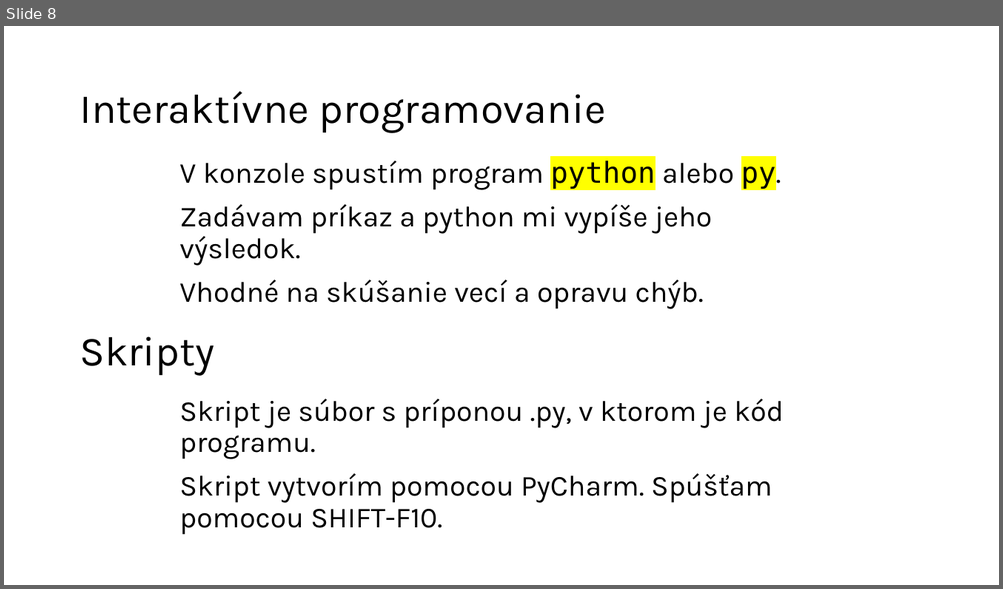
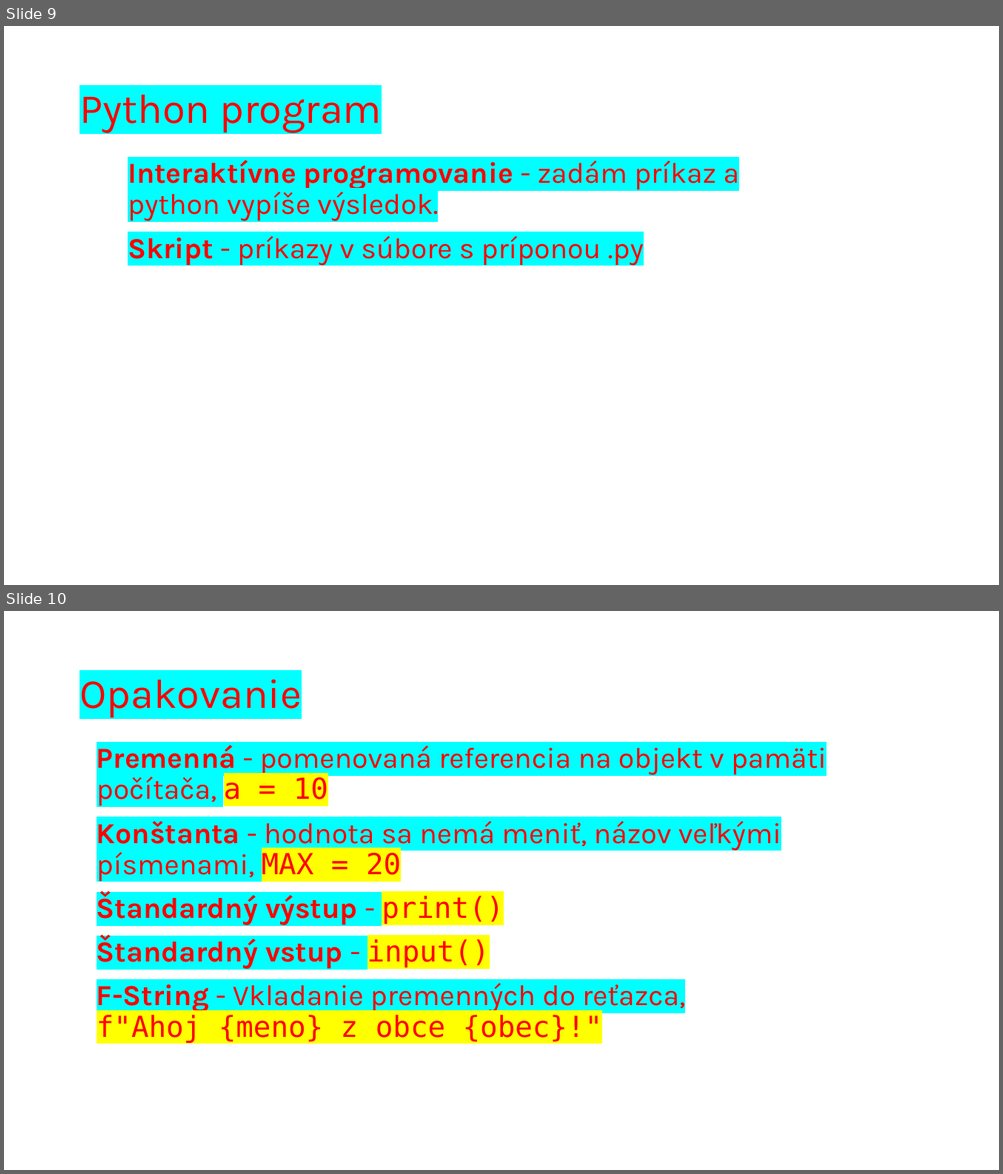
Before and after one commit to wagjo/oop, a slide deck: prezentacie/p01w.pptx. Shown one above the other, each under a label of ours: slide 8 before the commit, slides 9 and 10 after it. The pictures are 1003x589 and 1003x1174 pixels, drawn with LibreOffice and Linux fonts; fonts in the diff are those of the drawing. Boxes give left, top, right and bottom in pixels: in the first picture for what was removed or moved away, otherwise in the second. Text is boxed around its words. In the diff, an @@ line names an element or a change of style, - is before the commit and + after.

```diff
--- a/prezentacie/p01w.pptx
+++ b/prezentacie/p01w.pptx
@@ slide 10 added at (x1=4, y1=611, x2=999, y2=1170), background #FFFFFF @@
@@ title added at (x1=79, y1=679, x2=301, y2=718), 40 pt, text #FF0000 @@
+Opakovanie
@@ text added at (x1=96, y1=745, x2=826, y2=1044), 28 pt, text #FF0000 @@
+Premenná - pomenovaná referencia na objekt v pamäti počítača, a = 10
+Konštanta - hodnota sa nemá meniť, názov veľkými písmenami, MAX = 20
+Štandardný výstup - print()
+Štandardný vstup - input()
+F-String - Vkladanie premenných do reťazca,
+f"Ahoj {meno} z obce {obec}!"
@@ what was slide 8 is now slide 9 @@
@@ slide 9 changed as well @@
@@ title at (x1=79, y1=94, x2=381, y2=133): text changed; text colour #000000 to #FF0000 @@
-Interaktívne programovanie
+Python program
@@ text at (x1=128, y1=157, x2=740, y2=266): text changed; text colour #000000 to #FF0000 @@
-V konzole spustím program python alebo py.
-Zadávam príkaz a python mi vypíše jeho výsledok.
-Vhodné na skúšanie vecí a opravu chýb.
+Interaktívne programovanie - zadám príkaz a python vypíše výsledok.
+Skript - príkazy v súbore s príponou .py
@@ text removed at (x1=79, y1=337, x2=214, y2=376) @@
-Skripty
@@ text removed at (x1=179, y1=399, x2=783, y2=535) @@
-Skript je súbor s príponou .py, v ktorom je kód programu.
-Skript vytvorím pomocou PyCharm. Spúšťam pomocou SHIFT-F10.
```
Also in this commit, not shown: 7 other slides changed, 1 other slide added, 3 slides removed, 2 other files.
